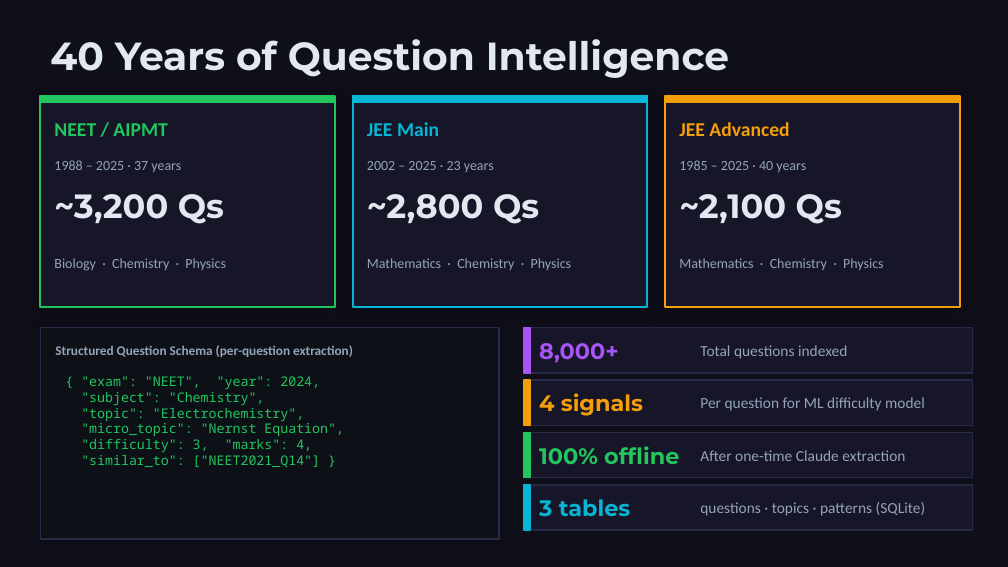
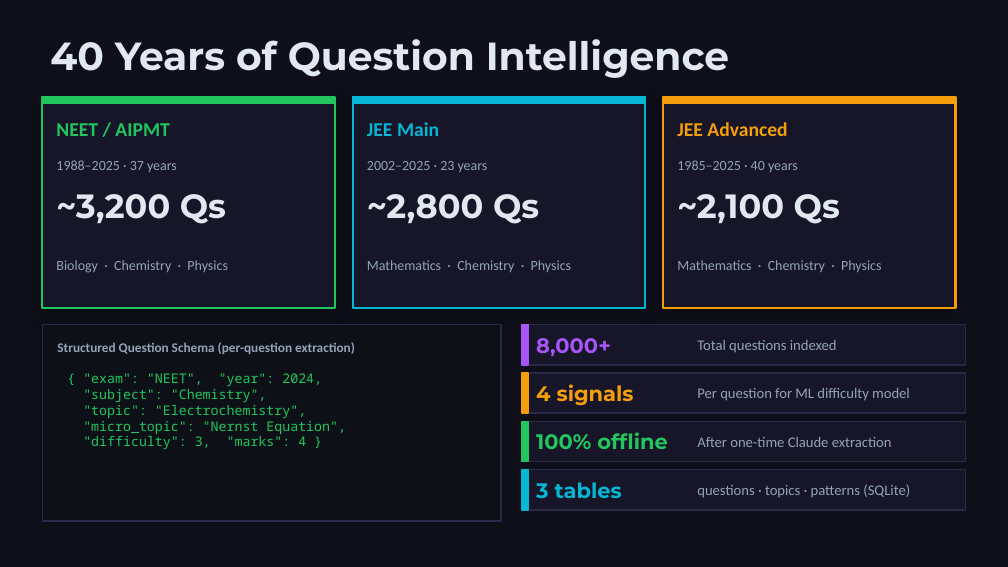
Before and after one commit to firnweh/prajna-slm, a slide deck: slide 4 of docs/prajna-deck/prajna-deck.pptx. Drawn at 1008x567 pixels with LibreOffice and Linux fonts; fonts in the diff are those of the drawing. Boxes give left, top, right and bottom in pixels: in the first picture for what was removed or moved away, otherwise in the second. Text is boxed around its words. In the diff, an @@ line names an element or a change of style, - is before the commit and + after.

```diff
--- a/docs/prajna-deck/prajna-deck.pptx
+++ b/docs/prajna-deck/prajna-deck.pptx
@@ rectangle: place and size @@
-rectangle at <box>665,96,960,307</box>
+rectangle at <box>663,97,956,308</box>
@@ rectangle: place and size @@
-rectangle at <box>665,96,960,103</box>
+rectangle at <box>663,97,956,104</box>
@@ text at <box>56,160,177,172</box>: spaces changed @@
-1988 – 2025 · 37 years
+1988–2025 · 37 years
@@ text at <box>367,161,488,172</box>: spaces changed @@
-2002 – 2025 · 23 years
+2002–2025 · 23 years
@@ text at <box>677,160,798,172</box>: spaces changed @@
-1985 – 2025 · 40 years
+1985–2025 · 40 years
@@ rectangle: place and size @@
-rectangle at <box>40,328,499,539</box>
+rectangle at <box>42,325,501,521</box>
@@ rectangle: place and size @@
-rectangle at <box>524,328,973,373</box>
+rectangle at <box>522,325,966,365</box>
@@ rectangle: place and size @@
-rectangle at <box>524,328,530,373</box>
+rectangle at <box>522,325,528,365</box>
@@ rectangle: place and size @@
-rectangle at <box>524,380,973,425</box>
+rectangle at <box>522,373,966,413</box>
@@ rectangle: place and size @@
-rectangle at <box>524,380,530,425</box>
+rectangle at <box>522,373,528,413</box>
@@ text "4 signals": place and size @@
-text "4 signals" at <box>539,393,643,416</box>
+text "4 signals" at <box>536,384,634,406</box>
@@ text "Per question for ML difficulty ...": place and size @@
-text "Per question for ML difficulty ..." at <box>700,397,925,411</box>
+text "Per question for ML difficulty ..." at <box>697,388,910,401</box>
@@ text at <box>83,436,306,450</box>: text changed @@
-"difficulty": 3, "marks": 4,
-"similar_to": ["NEET2021_Q14"] }
+"difficulty": 3, "marks": 4 }
@@ rectangle: place and size @@
-rectangle at <box>524,432,973,478</box>
+rectangle at <box>522,421,966,462</box>
@@ rectangle: place and size @@
-rectangle at <box>524,432,530,478</box>
+rectangle at <box>522,421,528,462</box>
@@ text "100% offline": place and size @@
-text "100% offline" at <box>539,446,679,464</box>
+text "100% offline" at <box>536,432,668,449</box>
@@ text "After one-time Claude extraction": place and size @@
-text "After one-time Claude extraction" at <box>700,450,905,461</box>
+text "After one-time Claude extraction" at <box>697,437,892,447</box>
@@ rectangle: place and size @@
-rectangle at <box>524,485,973,530</box>
+rectangle at <box>522,470,966,510</box>
@@ rectangle: place and size @@
-rectangle at <box>524,485,530,530</box>
+rectangle at <box>522,470,528,510</box>
@@ size 16 to 15 pt in 4 elements at <box>536,338,611,357</box>, <box>536,384,634,406</box>, <box>536,432,668,449</box>, <box>536,482,622,498</box> @@
@@ text "3 tables": place and size @@
-text "3 tables" at <box>539,499,631,516</box>
+text "3 tables" at <box>536,482,622,498</box>
@@ size 11 to 10.5 pt in 4 elements at <box>697,340,837,352</box>, <box>697,388,910,401</box>, <box>697,437,892,447</box>, <box>697,484,910,498</box> @@
@@ text "questions · topics · patterns ...": place and size @@
-text "questions · topics · patterns ..." at <box>700,502,926,516</box>
+text "questions · topics · patterns ..." at <box>697,484,910,498</box>
```
Also in this commit, not shown: 9 other slides changed, 1 other file.
